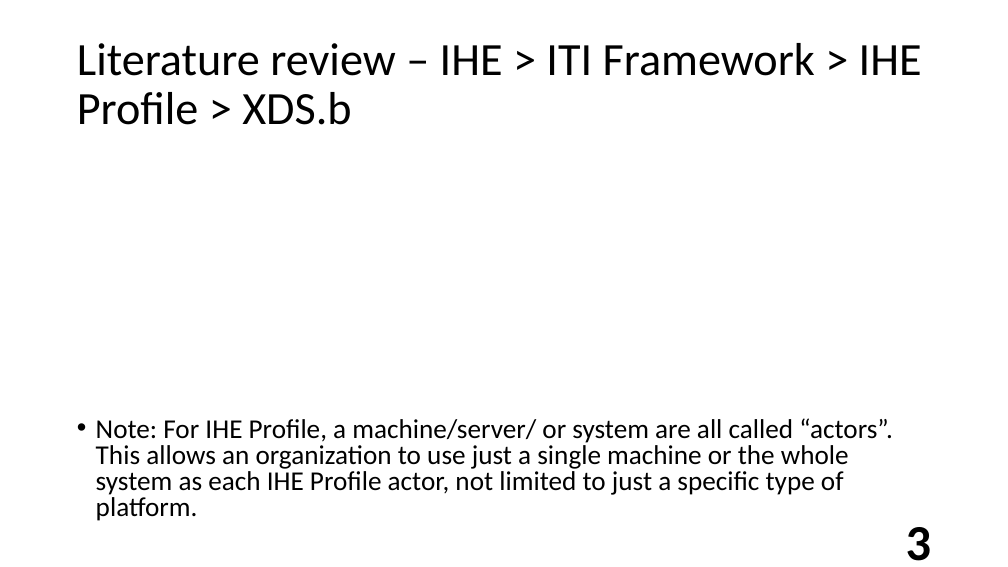
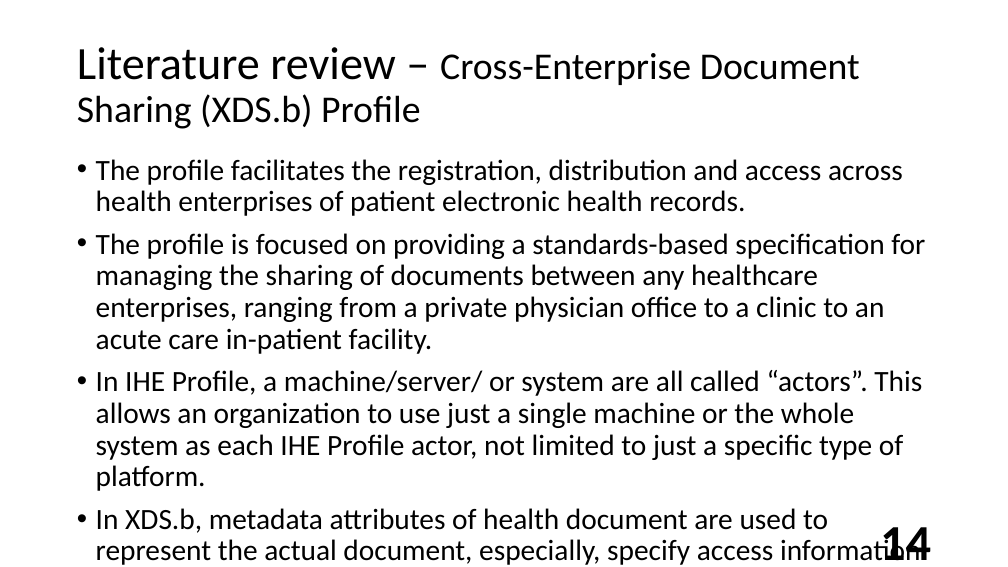
Before and after one commit to semiangel/XDSchain, a slide deck: slide 14 of Document/ProposalThesis/Defensev1.pptm (slide 3 before the commit). Drawn at 1008x567 pixels with LibreOffice and Linux fonts; fonts in the diff are those of the drawing; background and template pictures are left out. Boxes give left, top, right and bottom in pixels: in the first picture for what was removed or moved away, otherwise in the second. Text is boxed around its words. In the diff, an @@ line names an element or a change of style, - is before the commit and + after.

```diff
--- a/Document/ProposalThesis/Defensev1.pptm
+++ b/Document/ProposalThesis/Defensev1.pptm
@@ title at (77,47,860,129): text changed; size 44 to 36 pt @@
-Literature review – IHE > ITI Framework > IHE Profile > XDS.b
+Literature review – Cross-Enterprise Document Sharing (XDS.b) Profile
@@ text at (96,159,925,565): text changed; size 25.9 to 28 pt @@
-• Note: For IHE Profile, a machine/server/ or system are all called “actors”. This allows an organization to use just a single machine or the whole system as each IHE Profile actor, not limited to just a specific type of platform.
+• The profile facilitates the registration, distribution and access across health enterprises of patient electronic health records.
+• The profile is focused on providing a standards-based specification for managing the sharing of documents between any healthcare enterprises, ranging from a private physician office to a clinic to an acute care in-patient facility.
+• In IHE Profile, a machine/server/ or system are all called “actors”. This allows an organization to use just a single machine or the whole system as each IHE Profile actor, not limited to just a specific type of platform.
+• In XDS.b, metadata attributes of health document are used to represent the actual document, especially, specify access information for the document.
@@ page number at (880,527,931,561): text changed @@
-3
+14
```
Also in this commit, not shown: 17 other slides changed, 41 slides added, 3 slides removed, 38 other files.
